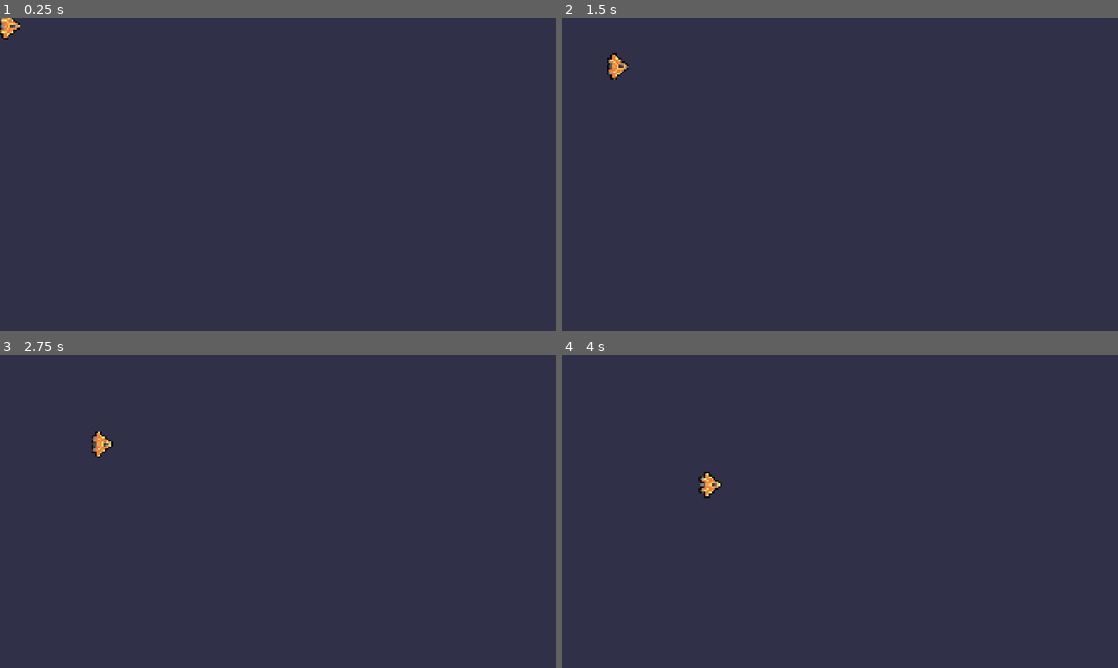
Above: before the commit, frames 1-4 (two rows, left to right).
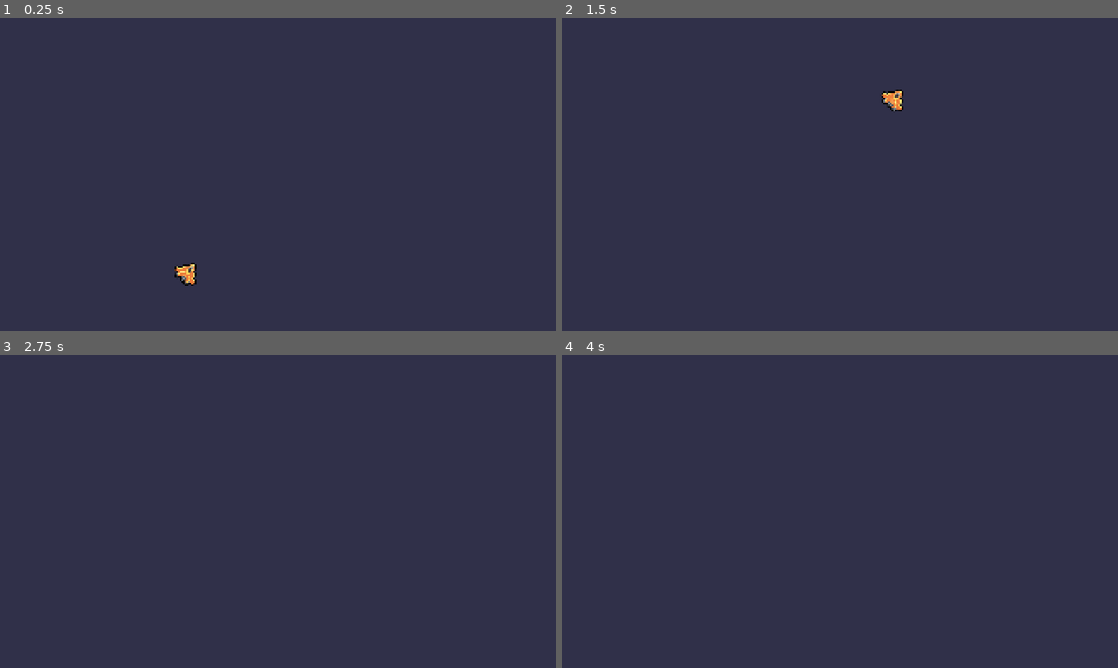
Above: after the commit, the same moments.

Repository: lpezch/M4-To-Space-And-Beyond
Game: Godot game, scene res://sprite_2d.tscn
Two runs of this game, one before a commit and one after it. Both use one fixed random seed, a clock stepped at 60 frames per second and the inputs below.
Inputs (mouse positions are in pixels of both pictures, inside the frame that each line leads up to):
- Up to frame 1 (0.25 s): no input
- Up to frame 2 (1.5 s): tap Enter at 0.5 s; move the mouse to (962, 158) at 0.52 s; tap Z at 0.6, 1.35 s; click (962, 158) at 0.67 s; tap Space at 0.77 s; move the mouse to (728, 190) at 1.27 s; click (728, 190) at 1.42 s
- Up to frame 3 (2.75 s): tap Space at 1.52 s; move the mouse to (333, 442) at 2.02 s; tap Z at 2.1 s; click (333, 442) at 2.17 s
- Up to frame 4 (4 s): move the mouse to (812, 574) at 2.77 s; tap Z at 2.85, 3.6 s; click (812, 574) at 2.92 s; tap Space at 3.02, 3.77 s; move the mouse to (1006, 558) at 3.52 s; click (1006, 558) at 3.67 s

The runs differ from the first frame. In frame 1, 0.4% of the frame differs, in the area x 0-36%, y 0-86%; in frame 2, 0.4%, in the area x 8-62%, y 11-30%; in frame 3, 0.2%; in frame 4, 0.2%.

Commit message:
movement edits

Diff:
--- a/M04.to_space_and_beyond_workbook/lessons/ship.gd
+++ b/M04.to_space_and_beyond_workbook/lessons/ship.gd
@@ -1,5 +1,8 @@
 extends Sprite2D
+
+var velocity := Vector2(400, -480)
+
 func _process(delta: float) -> void:
-	position += Vector2(8, -8) * delta
-	position.y+= 2
-	position.x+=2
+
+	position += velocity * delta
+	rotation = velocity.angle()
--- a/M04.to_space_and_beyond_workbook/sprite_2d.tscn
+++ b/M04.to_space_and_beyond_workbook/sprite_2d.tscn
@@ -4,5 +4,7 @@
 [ext_resource type="Script" uid="uid://uch41bptxnru" path="res://lessons/ship.gd" id="2_mehiu"]
 
 [node name="Sprite2D" type="Sprite2D"]
+position = Vector2(548, 999)
+rotation = -1.5707964
 texture = ExtResource("1_f7cmv")
 script = ExtResource("2_mehiu")
